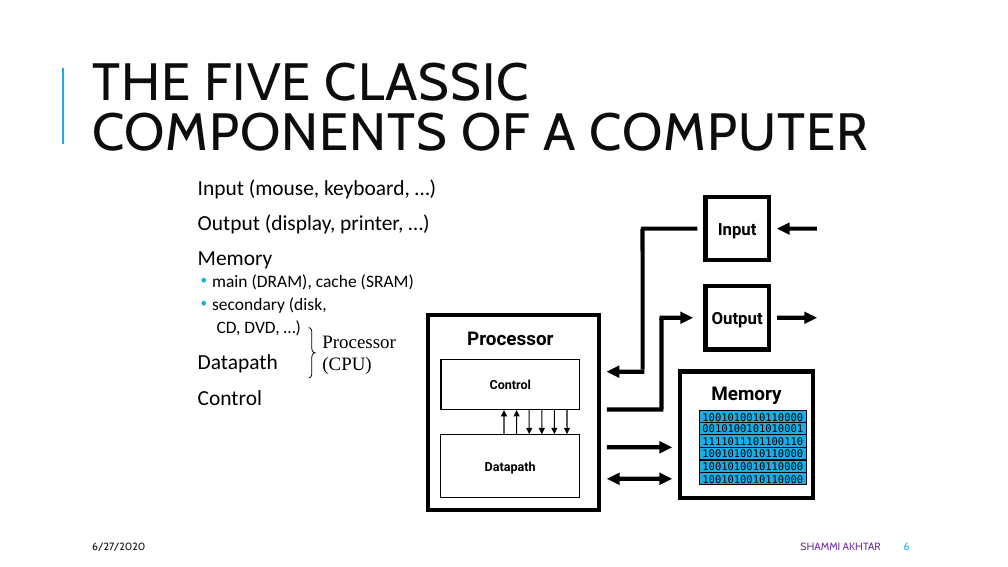
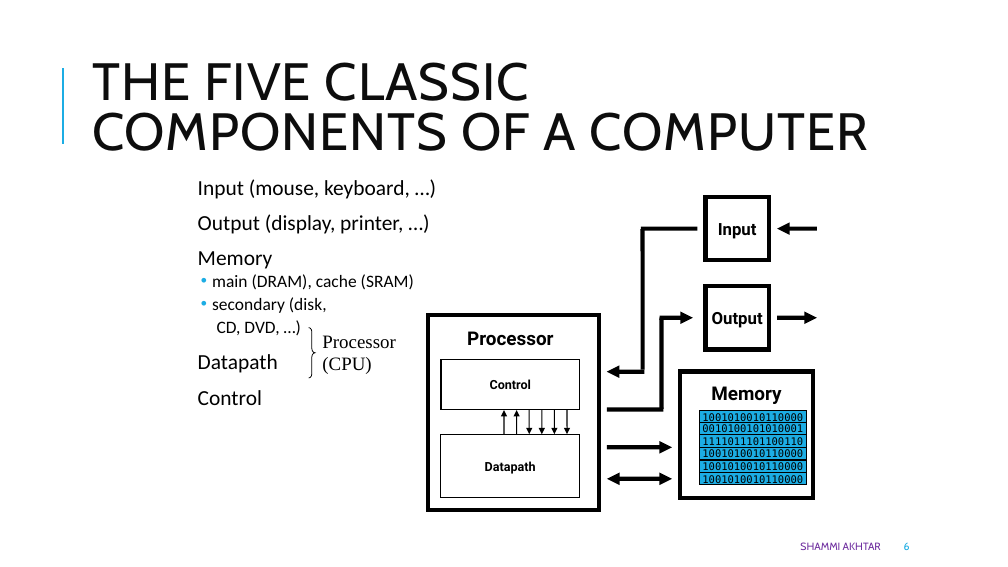
Before and after one commit to RashikRahman/3.2_Notes_AllSub, a slide deck: slide 6 of CSE_317_Computer Architecture/slides/Lecture- 1.pptx. Drawn at 1008x567 pixels with LibreOffice and Linux fonts; fonts in the diff are those of the drawing. Boxes give left, top, right and bottom in pixels: in the first picture for what was removed or moved away, otherwise in the second. Text is boxed around its words. In the diff, an @@ line names an element or a change of style, - is before the commit and + after.

```diff
--- a/CSE_317_Computer Architecture/slides/Lecture- 1.pptx
+++ b/CSE_317_Computer Architecture/slides/Lecture- 1.pptx
@@ text removed at [92,542,145,551] @@
-6/27/2020
```
Also in this commit, not shown: 8 other slides changed, 17 other files.
